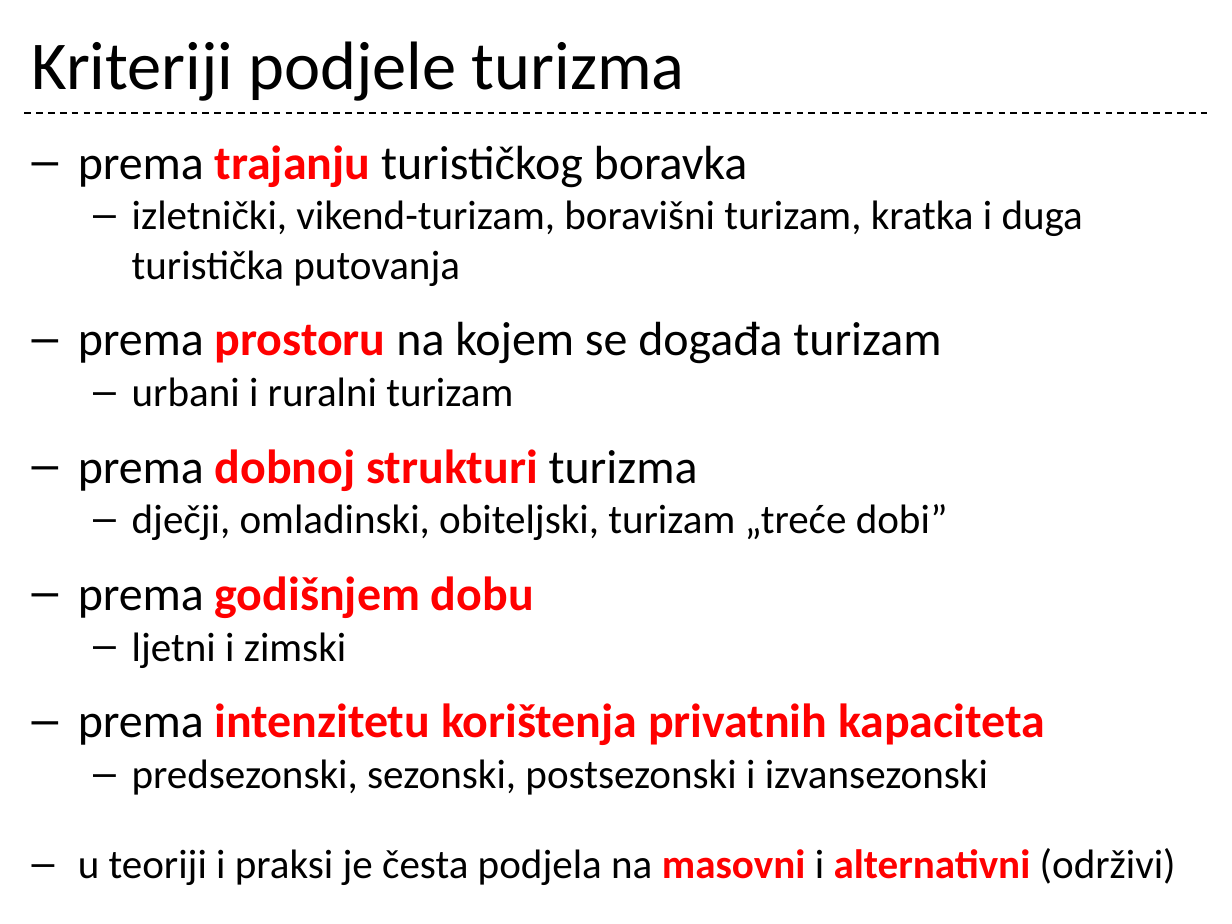
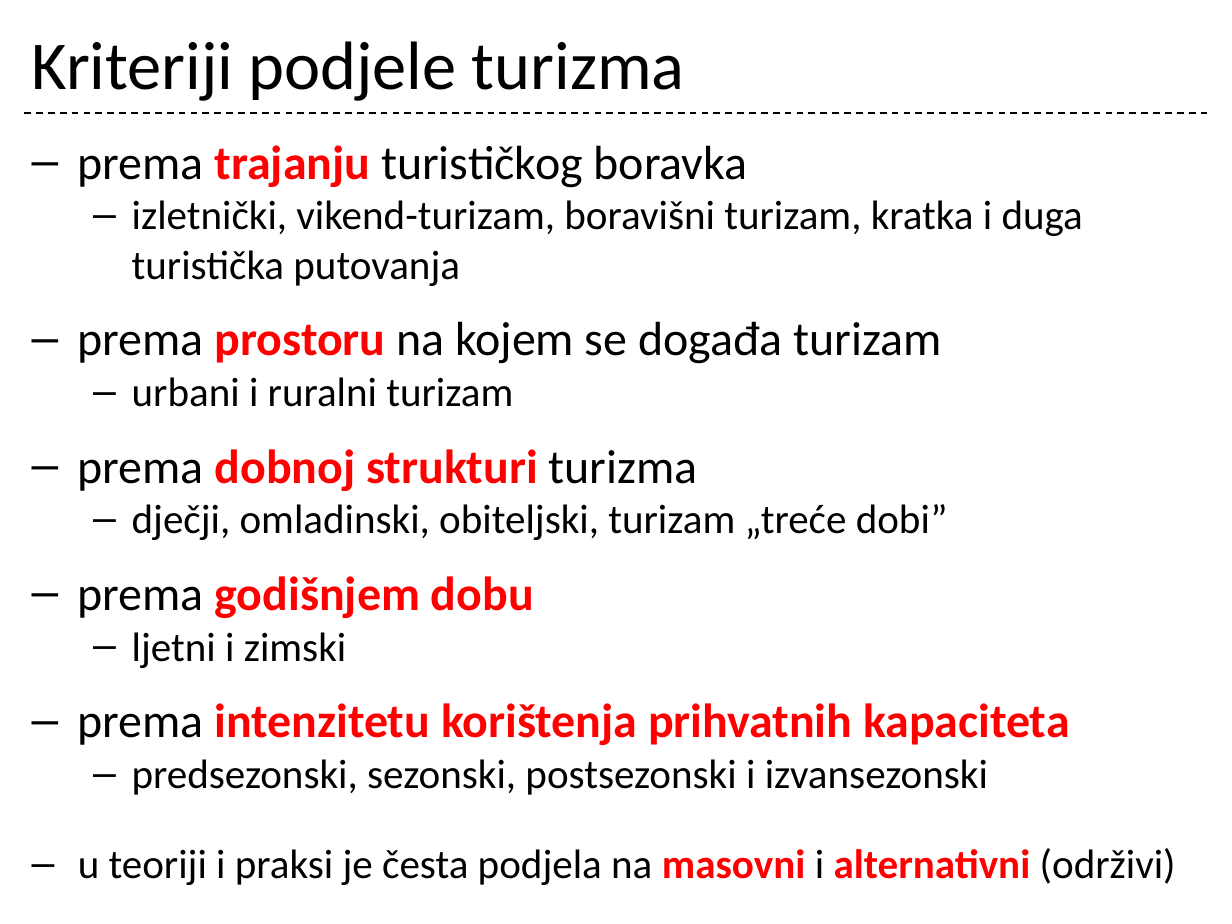
Before and after one commit to cornx/print, a slide deck: slide 22 of data/prezentacije/osnove_turizma/001_Turizam_uvod.pptx (slide 21 before the commit). Drawn at 1232x924 pixels with LibreOffice and Linux fonts; fonts in the diff are those of the drawing. Boxes give left, top, right and bottom in pixels: in the first picture for what was removed or moved away, otherwise in the second. Text is boxed around its words. In the diff, an @@ line names an element or a change of style, - is before the commit and + after.

```diff
--- a/data/prezentacije/osnove_turizma/001_Turizam_uvod.pptx
+++ b/data/prezentacije/osnove_turizma/001_Turizam_uvod.pptx
@@ text at [78,703,1070,745]: text changed @@
-– prema intenzitetu korištenja privatnih kapaciteta
+– prema intenzitetu korištenja prihvatnih kapaciteta
```
Also in this commit, not shown: 8 other slides changed, 2 slides added.
